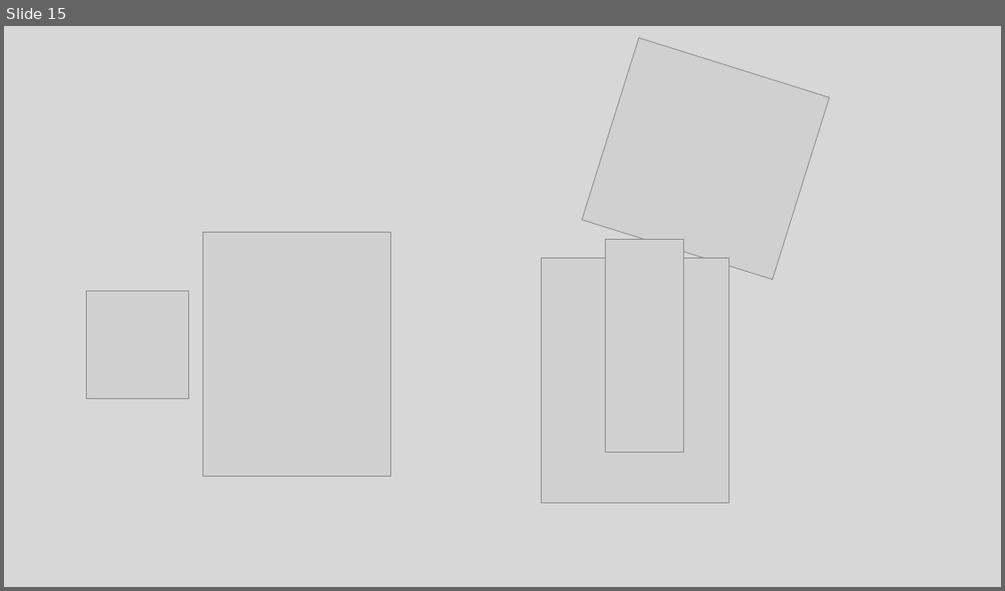
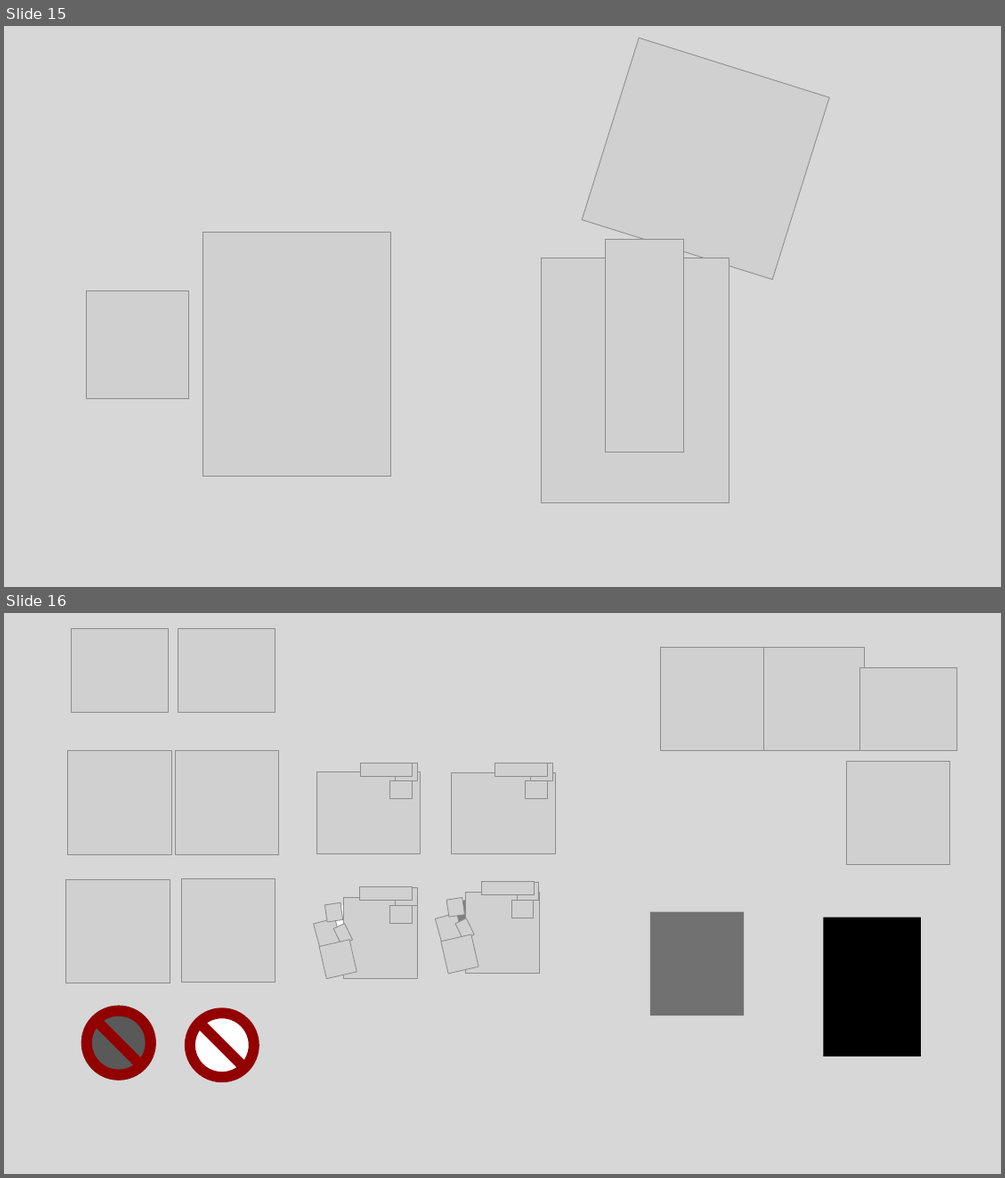
Before and after one commit to giladghgh/chess-coach, a slide deck: media/workshop.pptx. Shown one above the other, each under a label of ours: slide 15 before the commit, slides 15 and 16 after it. The pictures are 1005x591 and 1005x1178 pixels, drawn with LibreOffice and Linux fonts; fonts in the diff are those of the drawing; grey boxes stand for pictures; background and template pictures are left out. Boxes give left, top, right and bottom in pixels: in the first picture for what was removed or moved away, otherwise in the second. Text is boxed around its words. In the diff, an @@ line names an element or a change of style, - is before the commit and + after.

```diff
--- a/media/workshop.pptx
+++ b/media/workshop.pptx
@@ slide 16 added at (4,613,1001,1174), background #D7D7D7 @@
@@ picture added at (72,629,169,713) @@
@@ picture added at (178,629,275,713) @@
@@ picture added at (660,647,764,751) @@
@@ picture added at (760,647,865,751) @@
@@ picture added at (859,667,956,751) @@
@@ picture added at (67,751,171,854) @@
@@ picture added at (175,751,279,854) @@
@@ group added at (315,763,421,854): 4 pictures, 1 freeform shape @@
@@ group added at (450,763,556,854): 4 pictures, 1 freeform shape @@
@@ picture added at (846,761,950,865) @@
@@ picture added at (66,879,170,983) @@
@@ picture added at (182,878,275,982) @@
@@ group added at (314,887,418,979): 8 pictures, 1 freeform shape @@
@@ group added at (436,882,540,973): 8 pictures, 1 freeform shape @@
@@ rectangle added at (650,911,744,1015), fill #000000 at 47% opacity @@
@@ rectangle added at (824,917,921,1056), fill #000000 @@
@@ ellipse added at (81,1005,156,1080), fill #595959 @@
@@ no-entry sign added at (81,1005,156,1080), fill #920000 @@
@@ ellipse added at (185,1008,259,1083), fill #FFFFFF @@
@@ no-entry sign added at (185,1008,259,1083), fill #920000 @@
```
Also in this commit, not shown: 1 slide removed, 8 other files.
